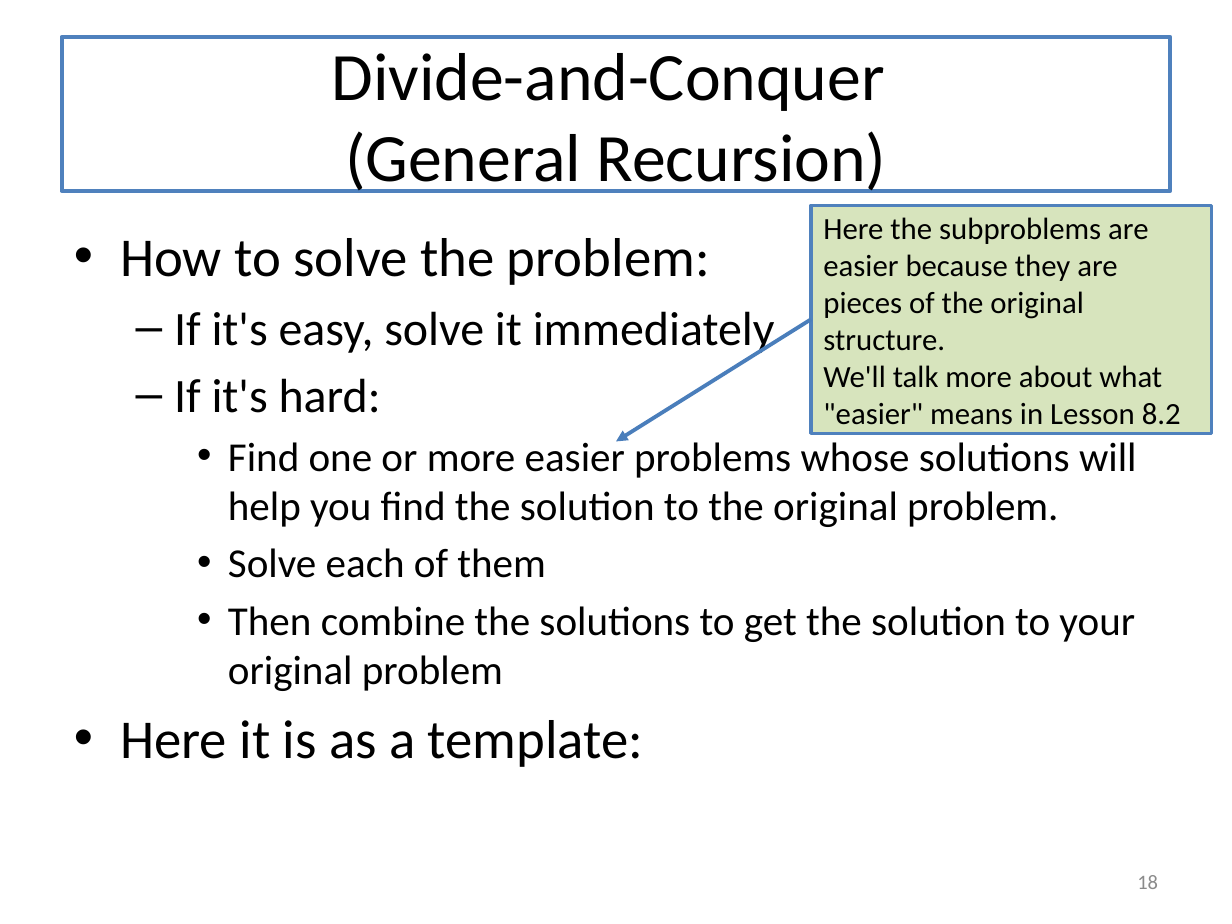
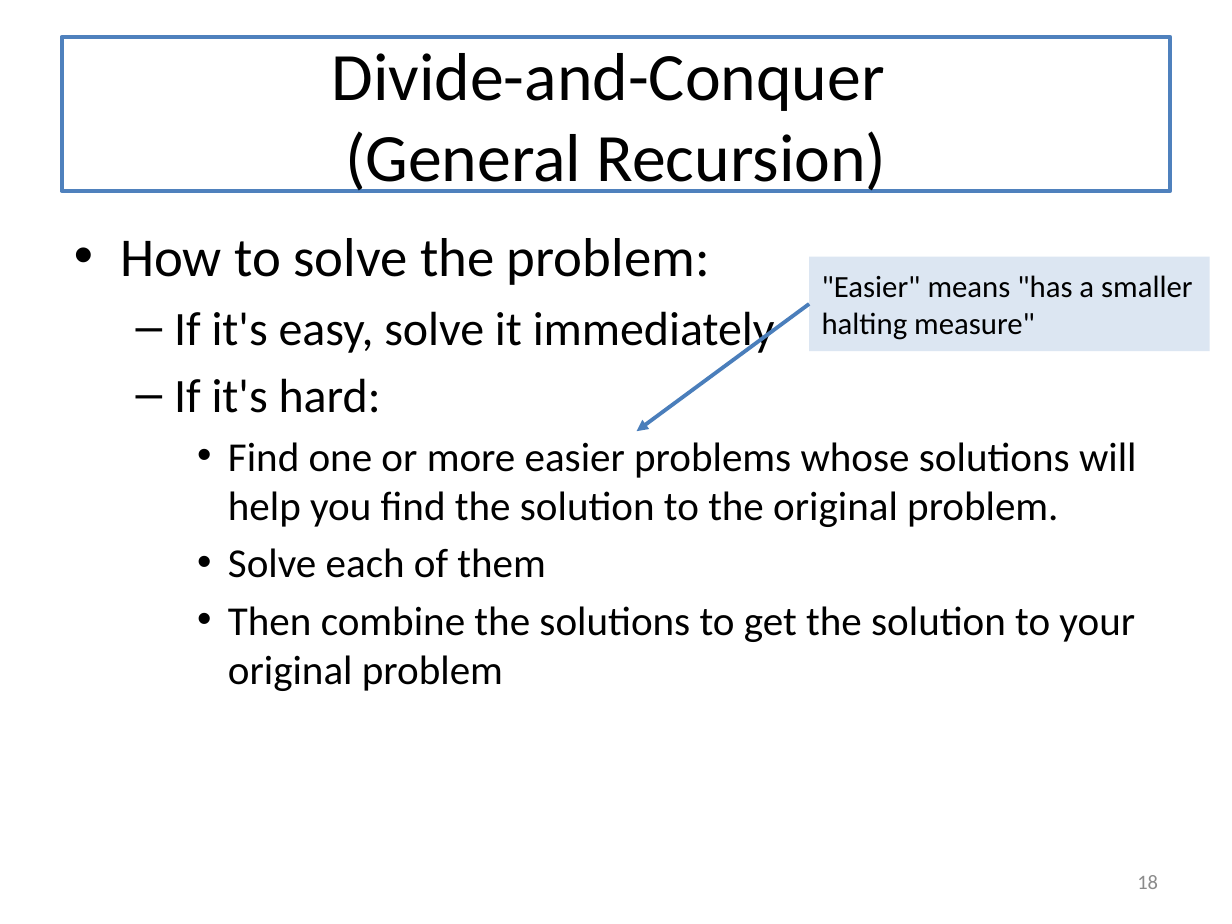
Before and after one commit to mwand/cs5010f16, a slide deck: slide 18 of Slides/Lesson 8.1 Introducing General Recursion.pptx. Drawn at 1232x924 pixels with LibreOffice and Linux fonts; fonts in the diff are those of the drawing. Boxes give left, top, right and bottom in pixels: in the first picture for what was removed or moved away, otherwise in the second. Text is boxed around its words. In the diff, an @@ line names an element or a change of style, - is before the commit and + after.

```diff
--- a/Slides/Lesson 8.1 Introducing General Recursion.pptx
+++ b/Slides/Lesson 8.1 Introducing General Recursion.pptx
@@ rectangle ""Easier" means "has a smaller ...": place and size @@
-rectangle ""Easier" means "has a smaller ..." at box(811, 206, 1211, 434)
+rectangle ""Easier" means "has a smaller ..." at box(809, 256, 1210, 351)
@@ rectangle ""Easier" means "has a smaller ..." at box(809, 256, 1210, 351): fill #D7E4BD to #DCE6F2; outline #4F81BD 2 pt to none @@
@@ text in rectangle at box(822, 275, 1192, 340): text changed @@
-Here the subproblems are easier because they are pieces of the original structure.
-We'll talk more about what "easier" means in Lesson 8.2
+"Easier" means "has a smaller halting measure"
@@ arrow moved from (811, 319) - (616, 441) to (809, 304) - (637, 431) @@
@@ text at box(120, 720, 643, 767): paragraph removed @@
-• Here it is as a template:
```
Also in this commit, not shown: 25 other slides changed, 5 slides added, 5 other files.
